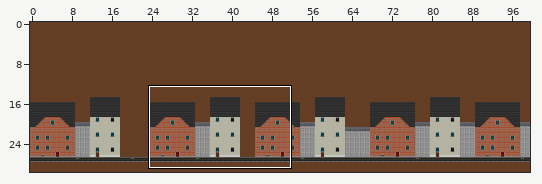
An edit to a level. Tiled map (JSON), assets/tilemaps/maps/soviet.json. The first picture is a wide view before the edit; the outline marks the close-up.
Close-up. As it was:
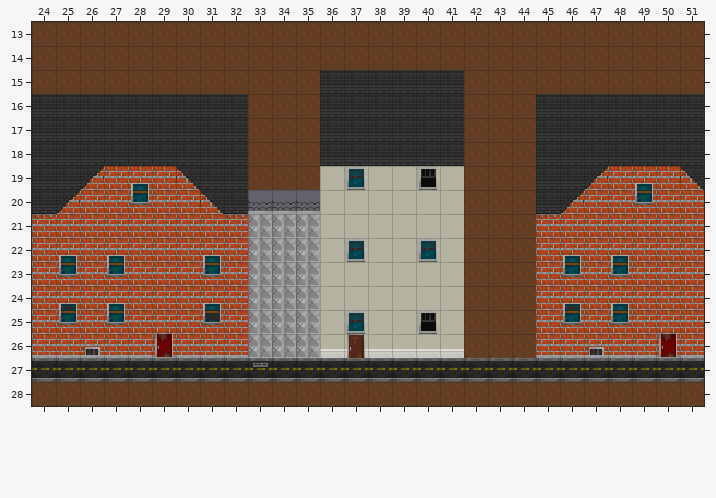
Cells are 16x16 px. Shown: x 24..51, y 13..28. The commit also changed other parts of the map, which this record leaves out.
The result:
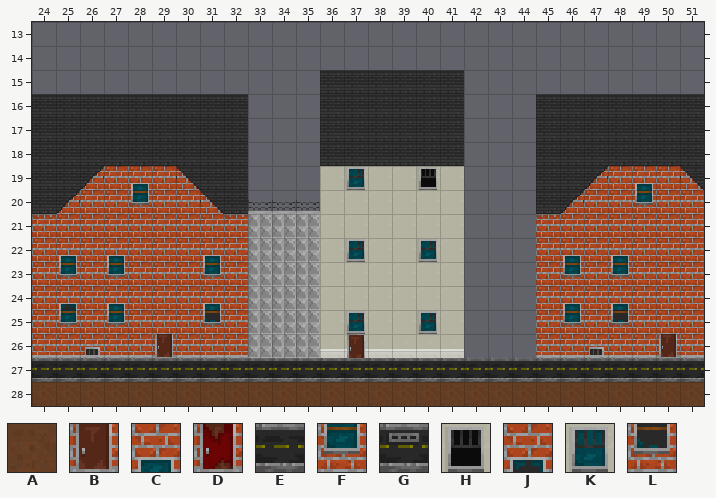
Key: from "Post Soviet": A 3, B 10, C 12, D 13, E 14, F 18, G 20, H 23, J 24, K 28, L 30.
_ is an empty cell.
Tiles of an added or newly shown layer are drawn over the layers below it.
What changed:
Layer "test layer" (removed):
y 13..14: x 24..51 AAAAAAAAAAAAAAAAAAAAAAAAAAAA -> ____________________________
y 15: x 24..35 AAAAAAAAAAAA -> ____________; x 42..51 AAAAAAAAAA -> __________
y 16..19: x 33..35 AAA -> ___; x 42..44 AAA -> ___
y 20..23: x 42..44 AAA -> ___
y 24: x 42..44 AAA -> ___; x 46 J -> _
y 25: x 40 H -> _; x 42..44 AAA -> ___; x 48 F -> _
y 26: x 29 D -> _; x 42..44 AAA -> ___; x 50 D -> _
y 27: x 33 G -> _
Layer "background" (added):
y 24: x 46 _ -> C
y 25: x 40 _ -> K; x 48 _ -> L
y 26: x 29 _ -> B; x 50 _ -> B
y 27: x 33 _ -> E
Pixel boxes of the changes (left, top, right, bottom) in both close-ups:
changed: (32, 22, 704, 358)
changed: (253, 363, 269, 367)
